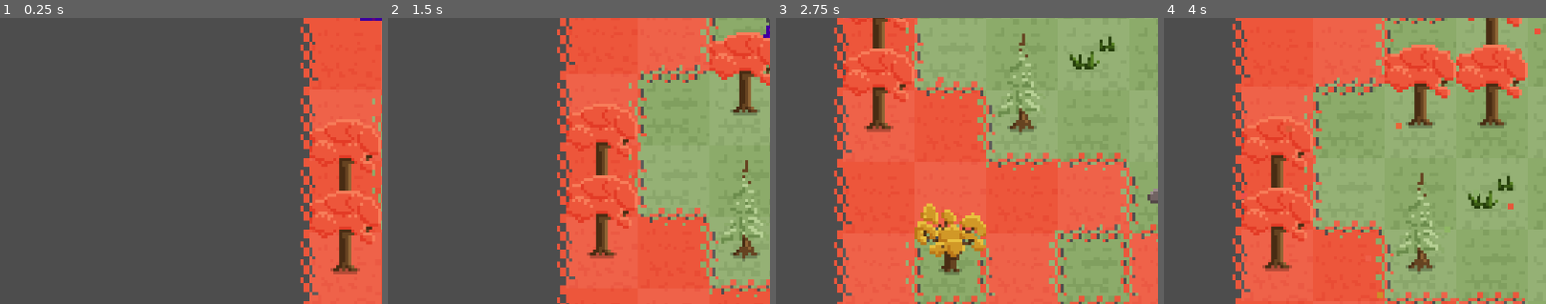
Above: before the commit, frames 1-4 (left to right).
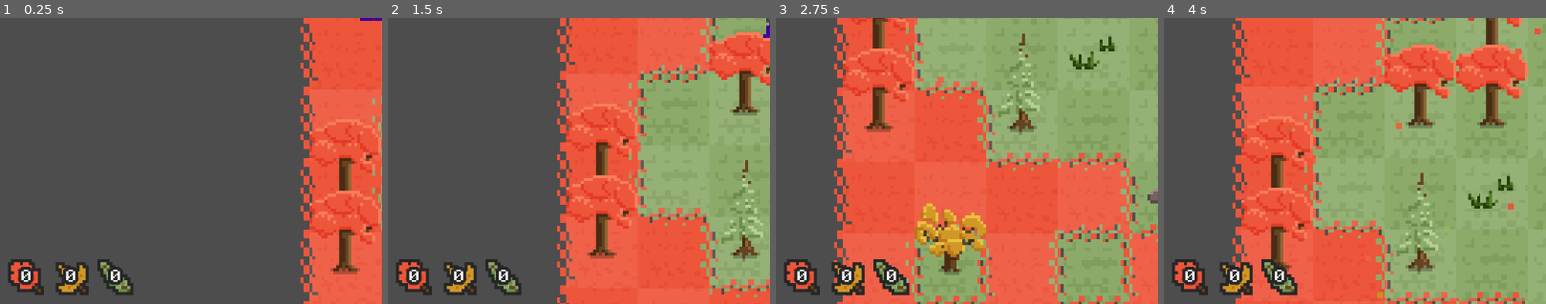
Above: after the commit, the same moments.

Repository: Pro1d/EchoesOfAmber
Game: Godot game, scene res://scenes/world.tscn
Two runs of this game, one before a commit and one after it. Both use one fixed random seed, a clock stepped at 60 frames per second and the inputs below.
Inputs:
- Up to frame 1 (0.25 s): no input
- Up to frame 2 (1.5 s): tap Enter at 0.5 s; hold D (move_right) 0.53-1.28 s; hold E (attract_leaves) 0.53-1.28 s; hold S (move_down) from 1.28 s (still down); tap E (attract_leaves) at 1.35 s
- Up to frame 3 (2.75 s): release S (move_down) at 2.03 s; hold D (move_right) from 2.03 s (still down); hold E (attract_leaves) from 2.03 s (still down)
- Up to frame 4 (4 s): release D (move_right) at 2.78 s; release E (attract_leaves) at 2.78 s; hold W (move_up) 2.78-3.53 s; tap E (attract_leaves) at 2.85 s; hold A (move_left) from 3.53 s (still down); hold E (attract_leaves) from 3.53 s (still down)
The pictures show only the part of the screen within x 0-50%, y 50-100%; the shares and areas given below are measured in that part.

The runs differ from the first frame. In frame 1, 2.5% of the frame differs, in the area x 2-35%, y 84-97%; in frame 2, 2.5%; in frame 3, 2.6%; in frame 4, 2.5%.

Commit message:
add hud in world

Diff:
--- a/scenes/world.tscn
+++ b/scenes/world.tscn
@@ -1,12 +1,18 @@
-[gd_scene load_steps=5 format=4 uid="uid://ci2t4q6c7pt6d"]
+[gd_scene load_steps=6 format=4 uid="uid://ci2t4q6c7pt6d"]
 
 [ext_resource type="Script" path="res://scripts/world.gd" id="1_7mn6k"]
 [ext_resource type="Script" path="res://scripts/world_tile_map.gd" id="1_e02pw"]
 [ext_resource type="PackedScene" uid="uid://lgcp167hngoh" path="res://scenes/player.tscn" id="1_ldq18"]
 [ext_resource type="TileSet" uid="uid://casje4m86vrqj" path="res://resources/sprite/tileset.tres" id="1_wbhuw"]
+[ext_resource type="PackedScene" uid="uid://ci1cf3v7p1lc8" path="res://scenes/ui/hud.tscn" id="2_mlla5"]
 
 [node name="World" type="Node2D"]
 script = ExtResource("1_7mn6k")
+
+[node name="CanvasLayer" type="CanvasLayer" parent="."]
+
+[node name="HUD" parent="CanvasLayer" instance=ExtResource("2_mlla5")]
+unique_name_in_owner = true
 
 [node name="GroundTileMapLayer" type="TileMapLayer" parent="."]
 z_index = -100
